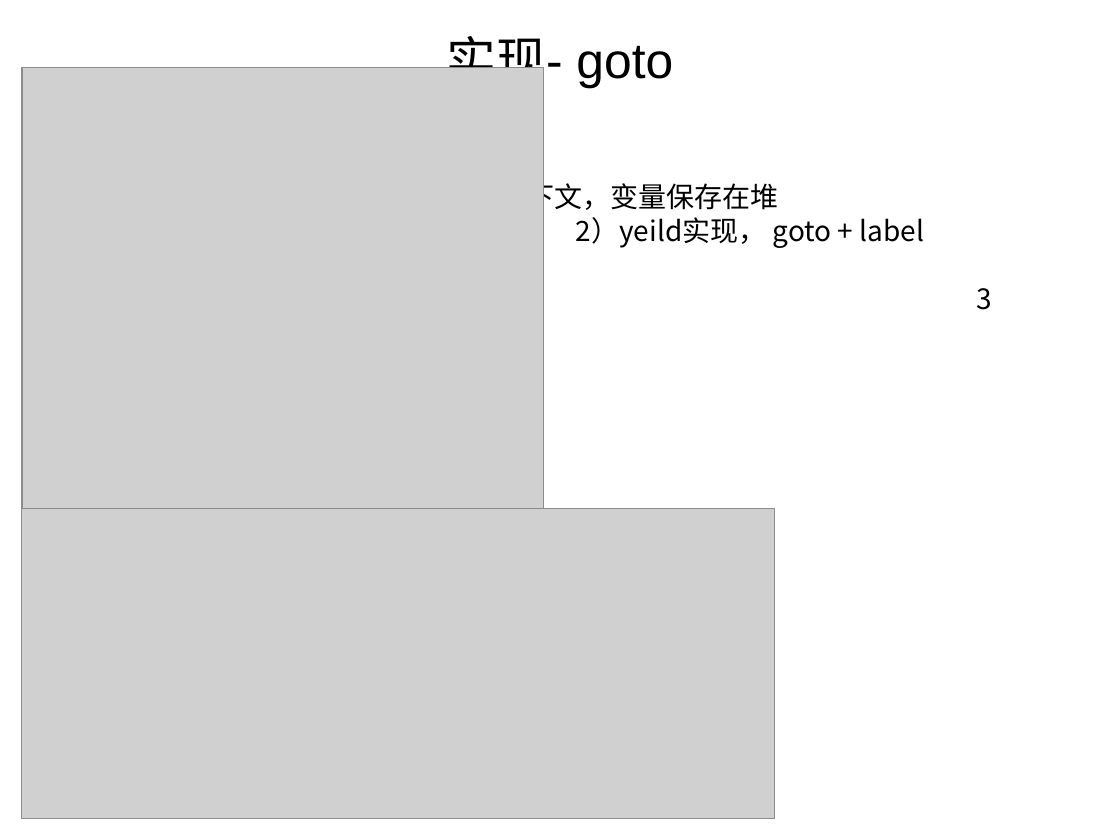
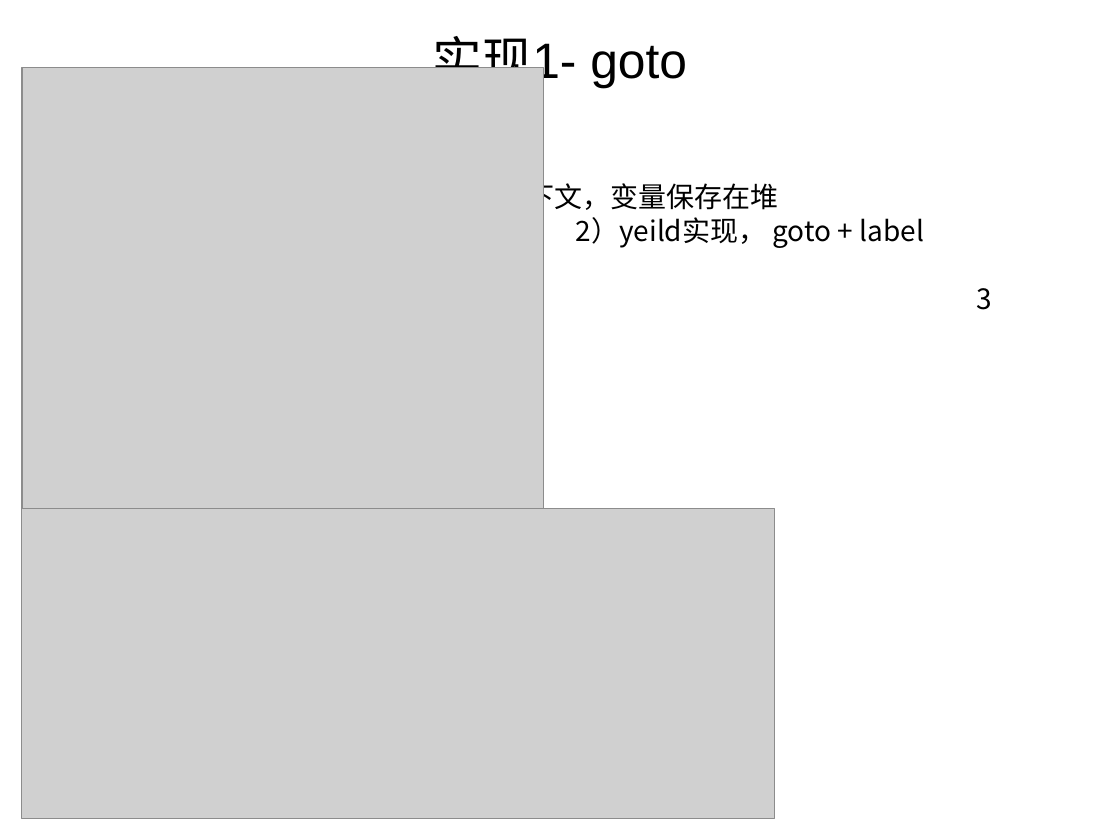
Before and after one commit to ym65536/network, a slide deck: slide 7 of coroutine/coroutine.ppt (slide 6 before the commit). Drawn at 1120x840 pixels with LibreOffice and Linux fonts; fonts in the diff are those of the drawing; grey boxes stand for pictures; background and template pictures are left out. Boxes give left, top, right and bottom in pixels: in the first picture for what was removed or moved away, otherwise in the second. Text is boxed around its words. In the diff, an @@ line names an element or a change of style, - is before the commit and + after.

```diff
--- a/coroutine/coroutine.ppt
+++ b/coroutine/coroutine.ppt
@@ title at (433,36,687,91): text changed @@
-实现- goto
+实现1- goto
```
Also in this commit, not shown: 3 other slides changed, 1 slide added, 3 other files.
